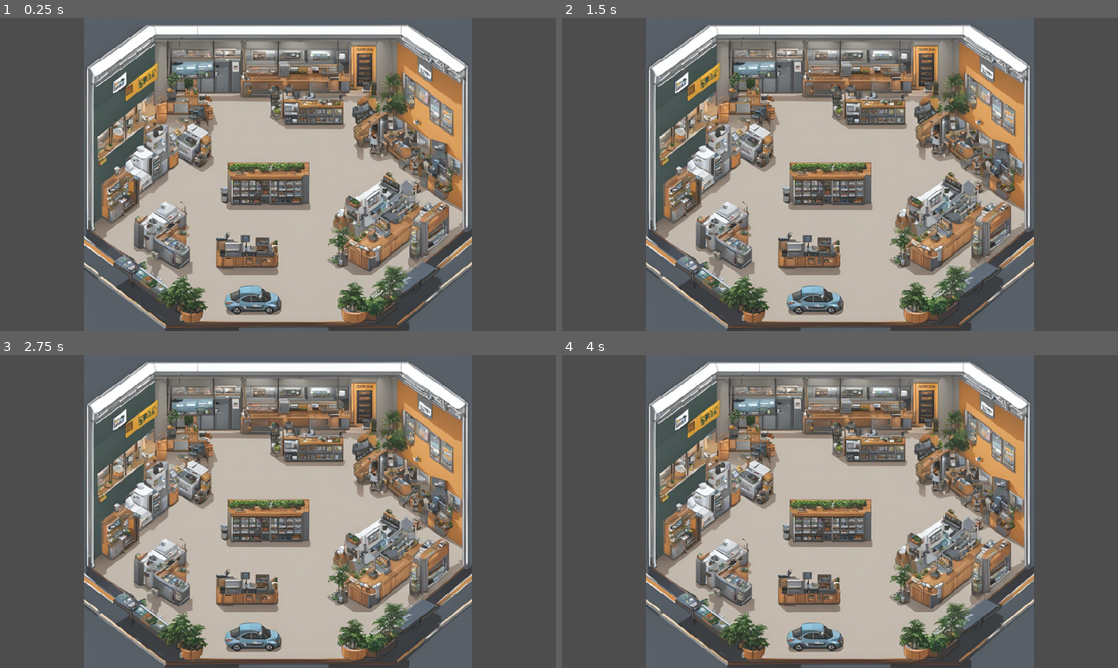
Above: before the commit, frames 1-4 (two rows, left to right).
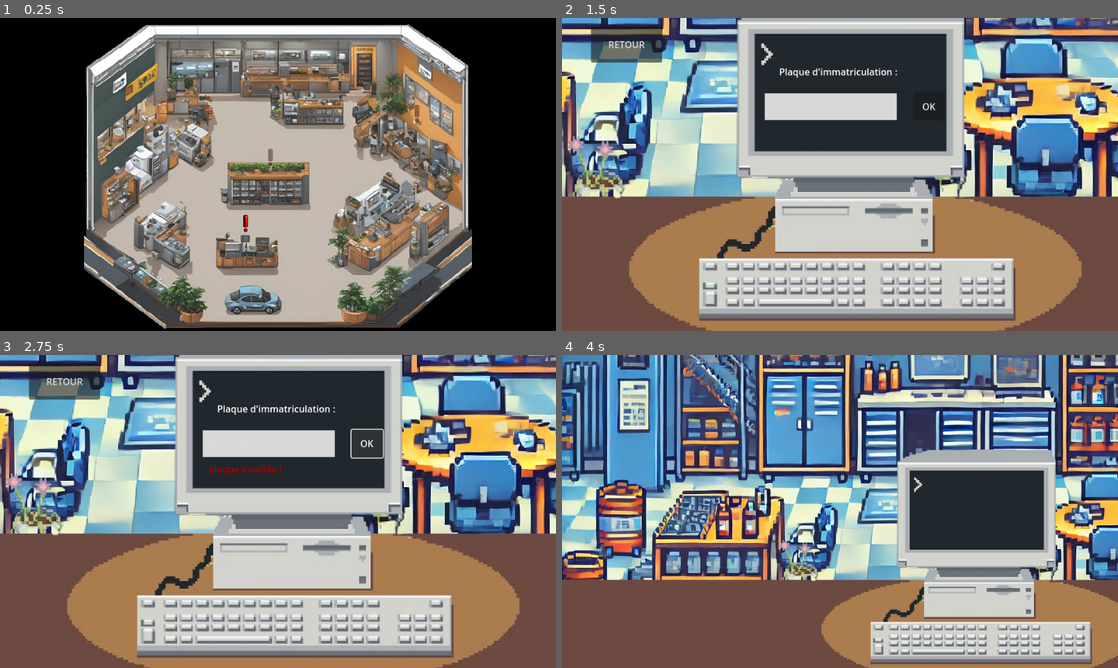
Above: after the commit, the same moments.

Repository: adleu/cours-serious-game---jam---05-02-2025-
Game: Godot game, scene res://scenes/screens/shop_main_view.tscn
The game is run twice, just before and just after one commit, with the same random seed, the same clock (stepped at 60 frames per second) and the same inputs. Before the commit the project has no main scene; this scene is started directly in both runs.
Inputs (mouse positions are in pixels of both pictures, inside the frame that each line leads up to):
- Up to frame 1 (0.25 s): no input
- Up to frame 2 (1.5 s): click (806, 249) at 0.52 s; click (979, 212) at 1.27 s
- Up to frame 3 (2.75 s): click (366, 442) at 2 s, where only the run after the commit has a clickable "OK"
- Up to frame 4 (4 s): click (928, 442) at 2.75 s, where only the run after the commit has a clickable "OK"; click (628, 383) at 3.5 s, where only the run after the commit has a clickable "RETOUR"

The runs differ from the first frame. In frame 1, 37% of the frame differs, in the area x 0-100%, y 0-100%; in frame 2, 96%; in frame 3, 96%; in frame 4, 97%.

Commit message:
écran du garage

Diff:
--- a/project.godot
+++ b/project.godot
@@ -11,6 +11,7 @@
 [application]
 
 config/name="cours serious game - jam - 05/02/2025"
+run/main_scene="res://scenes/screens/shop_main_view.tscn"
 config/features=PackedStringArray("4.3", "GL Compatibility")
 config/icon="res://icon.svg"
 
@@ -28,6 +29,8 @@
 
 [rendering]
 
+textures/canvas_textures/default_texture_filter=0
 renderer/rendering_method="gl_compatibility"
 renderer/rendering_method.mobile="gl_compatibility"
+environment/defaults/default_clear_color=Color(0, 0, 0, 1)
 2d/snap/snap_2d_transforms_to_pixel=true
--- /dev/null
+++ b/scenes/object/animated_sprite_2d.gd
@@ -0,0 +1,11 @@
+extends AnimatedSprite2D
+
+
+# Called when the node enters the scene tree for the first time.
+func _ready() -> void:
+	pass # Replace with function body.
+
+
+# Called every frame. 'delta' is the elapsed time since the previous frame.
+func _process(delta: float) -> void:
+	pass
--- /dev/null
+++ b/scenes/object/exclamation_mark.gd
@@ -0,0 +1,11 @@
+extends Node2D
+
+@onready var anim = $AnimatedSprite2D
+# Called when the node enters the scene tree for the first time.
+func _ready() -> void:
+	anim.play("default")
+
+
+# Called every frame. 'delta' is the elapsed time since the previous frame.
+func _process(delta: float) -> void:
+	pass
--- /dev/null
+++ b/scenes/object/exclamation_mark.tscn
@@ -0,0 +1,48 @@
+[gd_scene load_steps=8 format=3 uid="uid://b7x7ykjtgj0n4"]
+
+[ext_resource type="Texture2D" uid="uid://c4cp1hq8pm7ar" path="res://assets/sprites/excalimation mark2.png" id="1_acc6e"]
+[ext_resource type="Script" path="res://scenes/object/exclamation_mark.gd" id="1_xi74r"]
+
+[sub_resource type="AtlasTexture" id="AtlasTexture_1vu5d"]
+atlas = ExtResource("1_acc6e")
+region = Rect2(0, 0, 32, 32)
+
+[sub_resource type="AtlasTexture" id="AtlasTexture_n7vj1"]
+atlas = ExtResource("1_acc6e")
+region = Rect2(0, 32, 32, 32)
+
+[sub_resource type="AtlasTexture" id="AtlasTexture_x65k7"]
+atlas = ExtResource("1_acc6e")
+region = Rect2(0, 64, 32, 32)
+
+[sub_resource type="AtlasTexture" id="AtlasTexture_6hnh0"]
+atlas = ExtResource("1_acc6e")
+region = Rect2(0, 96, 32, 32)
+
+[sub_resource type="SpriteFrames" id="SpriteFrames_m1rb1"]
+animations = [{
+"frames": [{
+"duration": 1.0,
+"texture": SubResource("AtlasTexture_1vu5d")
+}, {
+"duration": 1.0,
+"texture": SubResource("AtlasTexture_n7vj1")
+}, {
+"duration": 1.0,
+"texture": SubResource("AtlasTexture_x65k7")
+}, {
+"duration": 1.0,
+"texture": SubResource("AtlasTexture_6hnh0")
+}],
+"loop": true,
+"name": &"default",
+"speed": 5.0
+}]
+
+[node name="Node2D" type="Node2D"]
+script = ExtResource("1_xi74r")
+
+[node name="AnimatedSprite2D" type="AnimatedSprite2D" parent="."]
+position = Vector2(16, 16)
+sprite_frames = SubResource("SpriteFrames_m1rb1")
+frame_progress = 0.758326
--- a/scenes/screens/acceuil.tscn
+++ b/scenes/screens/acceuil.tscn
@@ -39,10 +39,10 @@
 
 [node name="Button" type="Button" parent="."]
 layout_mode = 0
-offset_left = 496.0
-offset_top = 129.0
-offset_right = 998.0
-offset_bottom = 546.0
+offset_left = 472.0
+offset_top = 124.0
+offset_right = 974.0
+offset_bottom = 541.0
 theme_override_styles/focus = SubResource("StyleBoxEmpty_awg74")
 theme_override_styles/disabled_mirrored = SubResource("StyleBoxEmpty_e73rt")
 theme_override_styles/disabled = SubResource("StyleBoxEmpty_cowed")
@@ -64,6 +64,7 @@
 offset_bottom = -4.0
 
 [node name="TextBox" parent="." instance=ExtResource("4_nri71")]
+layout_mode = 0
 offset_left = 205.0
 offset_top = 196.0
 offset_right = 227.0
--- /dev/null
+++ b/scenes/screens/shop_main_view.gd
@@ -0,0 +1,23 @@
+extends Node2D
+
+
+# Called when the node enters the scene tree for the first time.
+func _ready() -> void:
+	pass # Replace with function body.
+
+
+# Called every frame. 'delta' is the elapsed time since the previous frame.
+func _process(delta: float) -> void:
+	pass
+
+
+
+func _on_button_pressed() -> void:
+	$Acceuil.visible = true
+	$Bg1.visible = false
+
+	for child in $mark.get_children():
+		child.visible = false
+
+	for child in $bouton.get_children():
+		child.visible = false
--- a/scenes/screens/shop_main_view.tscn
+++ b/scenes/screens/shop_main_view.tscn
@@ -1,12 +1,107 @@
-[gd_scene load_steps=2 format=3 uid="uid://i1faaovka2j6"]
+[gd_scene load_steps=14 format=3 uid="uid://i1faaovka2j6"]
 
-[ext_resource type="Texture2D" uid="uid://cfjjg85xsitwo" path="res://assets/sprites/BG1.png" id="1_wn72l"]
+[ext_resource type="Script" path="res://scenes/screens/shop_main_view.gd" id="1_voflh"]
+[ext_resource type="Texture2D" uid="uid://cc2pfp4m4hkka" path="res://assets/sprites/BG2.png" id="1_wm268"]
+[ext_resource type="PackedScene" uid="uid://rxt2kuiqvpbd" path="res://scenes/screens/acceuil.tscn" id="3_w2qtw"]
+[ext_resource type="PackedScene" uid="uid://b7x7ykjtgj0n4" path="res://scenes/object/exclamation_mark.tscn" id="4_yenar"]
+
+[sub_resource type="StyleBoxEmpty" id="StyleBoxEmpty_6mdd2"]
+
+[sub_resource type="StyleBoxEmpty" id="StyleBoxEmpty_qpftn"]
+
+[sub_resource type="StyleBoxEmpty" id="StyleBoxEmpty_vcscj"]
+
+[sub_resource type="StyleBoxEmpty" id="StyleBoxEmpty_7ckqc"]
+
+[sub_resource type="StyleBoxEmpty" id="StyleBoxEmpty_2hrwa"]
+
+[sub_resource type="StyleBoxEmpty" id="StyleBoxEmpty_v5vsw"]
+
+[sub_resource type="StyleBoxEmpty" id="StyleBoxEmpty_i1qj0"]
+
+[sub_resource type="StyleBoxEmpty" id="StyleBoxEmpty_4y5nl"]
+
+[sub_resource type="StyleBoxEmpty" id="StyleBoxEmpty_3yrti"]
 
 [node name="ShopMainView" type="Node2D"]
+script = ExtResource("1_voflh")
 
 [node name="Bg1" type="Sprite2D" parent="."]
 texture_filter = 1
 scale = Vector2(1.06013, 0.949973)
-texture = ExtResource("1_wn72l")
+texture = ExtResource("1_wm268")
 
 [node name="Camera2D" type="Camera2D" parent="."]
+
+[node name="Acceuil" parent="." instance=ExtResource("3_w2qtw")]
+visible = false
+offset_left = -479.0
+offset_top = -267.0
+offset_right = -479.0
+offset_bottom = -267.0
+
+[node name="mark" type="Node" parent="."]
+
+[node name="exclamation" parent="mark" instance=ExtResource("4_yenar")]
+position = Vector2(-72, 68)
+
+[node name="exclamation2" parent="mark" instance=ExtResource("4_yenar")]
+modulate = Color(0.332881, 0.332881, 0.332881, 0.431373)
+position = Vector2(-29, -46)
+
+[node name="exclamation3" parent="mark" instance=ExtResource("4_yenar")]
+modulate = Color(0.333333, 0.333333, 0.333333, 0.431373)
+position = Vector2(224, -122)
+
+[node name="bouton" type="Node" parent="."]
+
+[node name="Button_accueil" type="Button" parent="bouton"]
+offset_left = -109.0
+offset_top = 98.0
+offset_bottom = 164.0
+theme_override_styles/focus = SubResource("StyleBoxEmpty_6mdd2")
+theme_override_styles/disabled_mirrored = SubResource("StyleBoxEmpty_qpftn")
+theme_override_styles/disabled = SubResource("StyleBoxEmpty_vcscj")
+theme_override_styles/hover_pressed_mirrored = SubResource("StyleBoxEmpty_7ckqc")
+theme_override_styles/hover_pressed = SubResource("StyleBoxEmpty_2hrwa")
+theme_override_styles/hover_mirrored = SubResource("StyleBoxEmpty_v5vsw")
+theme_override_styles/hover = SubResource("StyleBoxEmpty_i1qj0")
+theme_override_styles/normal_mirrored = SubResource("StyleBoxEmpty_4y5nl")
+theme_override_styles/normal = SubResource("StyleBoxEmpty_3yrti")
+
+[node name="Button_accueil2" type="Button" parent="bouton"]
+offset_left = -89.0
+offset_top = -15.0
+offset_right = 20.0
+offset_bottom = 51.0
+scale = Vector2(1.33274, 1.04862)
+theme_override_styles/focus = SubResource("StyleBoxEmpty_6mdd2")
+theme_override_styles/disabled_mirrored = SubResource("StyleBoxEmpty_qpftn")
+theme_override_styles/disabled = SubResource("StyleBoxEmpty_vcscj")
+theme_override_styles/hover_pressed_mirrored = SubResource("StyleBoxEmpty_7ckqc")
+theme_override_styles/hover_pressed = SubResource("StyleBoxEmpty_2hrwa")
+theme_override_styles/hover_mirrored = SubResource("StyleBoxEmpty_v5vsw")
+theme_override_styles/hover = SubResource("StyleBoxEmpty_i1qj0")
+theme_override_styles/normal_mirrored = SubResource("StyleBoxEmpty_4y5nl")
+theme_override_styles/normal = SubResource("StyleBoxEmpty_3yrti")
+
+[node name="Button_accueil3" type="Button" parent="bouton"]
+offset_left = 172.0
+offset_top = -119.0
+offset_right = 281.0
+offset_bottom = -53.0
+rotation = 0.556163
+scale = Vector2(1.47786, 1.03319)
+theme_override_styles/focus = SubResource("StyleBoxEmpty_6mdd2")
+theme_override_styles/disabled_mirrored = SubResource("StyleBoxEmpty_qpftn")
+theme_override_styles/disabled = SubResource("StyleBoxEmpty_vcscj")
+theme_override_styles/hover_pressed_mirrored = SubResource("StyleBoxEmpty_7ckqc")
+theme_override_styles/hover_pressed = SubResource("StyleBoxEmpty_2hrwa")
+theme_override_styles/hover_mirrored = SubResource("StyleBoxEmpty_v5vsw")
+theme_override_styles/hover = SubResource("StyleBoxEmpty_i1qj0")
+theme_override_styles/normal_mirrored = SubResource("StyleBoxEmpty_4y5nl")
+theme_override_styles/normal = SubResource("StyleBoxEmpty_3yrti")
+
+[connection signal="pressed" from="bouton/Button_accueil" to="." method="_on_button_pressed"]
+[connection signal="pressed" from="bouton/Button_accueil2" to="." method="_on_button_pressed"]
+[connection signal="pressed" from="bouton/Button_accueil3" to="." method="_on_button_pressed"]
Binary file added: assets/sprites/BG2.png
Not shown, added: assets/sprites/BG2.png.import
Binary file added: assets/sprites/excalimation mark2.png
Not shown, added: assets/sprites/excalimation mark2.png.import
